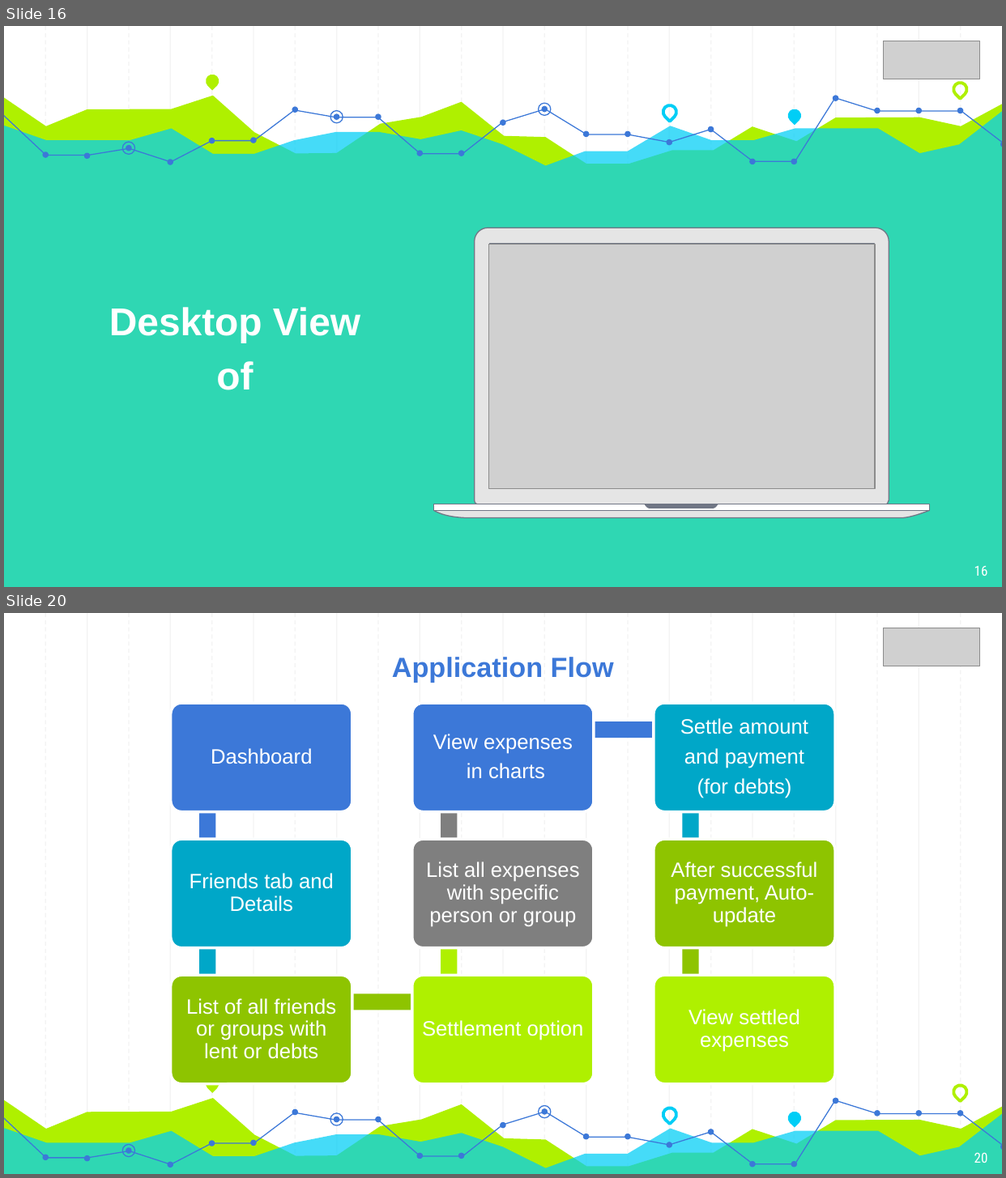
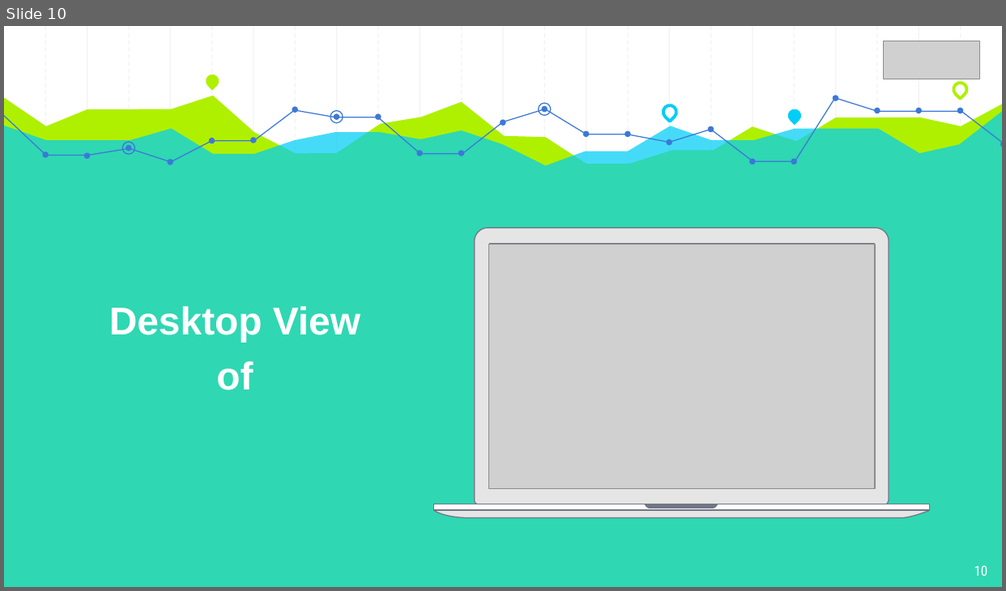
Before and after one commit to Parth971/ET, a slide deck: fianl ppt.pptx. Shown one above the other, each under a label of ours: slides 16 and 20 before the commit, slide 10 after it; the slides between them are not shown. The pictures are 1006x1178 and 1006x591 pixels, drawn with LibreOffice and Linux fonts; fonts in the diff are those of the drawing; grey boxes stand for pictures. Boxes give left, top, right and bottom in pixels: in the first picture for what was removed or moved away, otherwise in the second. Text is boxed around its words. In the diff, an @@ line names an element or a change of style, - is before the commit and + after.

```diff
--- a/fianl ppt.pptx
+++ b/fianl ppt.pptx
@@ slide 20 removed at (4, 613, 1002, 1174), background #FFFFFF; not listed: 23 template elements that a slide beside it also shows @@
@@ picture removed at (883, 628, 980, 666) @@
@@ text removed at (392, 657, 614, 683) @@
-Application Flow
@@ group removed at (171, 703, 835, 1084): 9 rounded rectangles, 9 texts, 8 rectangles @@
-Dashboard
-Friends tab and Details
-List of all friends or groups with lent or debts
-Settlement option
-List all expenses with specific person or group
-View expenses
-in charts
-Settle amount
-and payment
-(for debts)
-After successful payment, Auto-update
-View settled expenses
@@ freeform shape removed at (4, 1098, 1002, 1174) @@
@@ teardrop removed at (203, 1075, 221, 1093) @@
@@ teardrop removed at (950, 1084, 969, 1101) @@
@@ freeform shape removed at (4, 1113, 1002, 1174) @@
@@ freeform shape removed at (4, 1113, 462, 1165) @@
@@ ellipse removed at (330, 1114, 343, 1126) @@
@@ freeform shape removed at (462, 1100, 835, 1164) @@
@@ ellipse removed at (538, 1106, 550, 1118) @@
@@ teardrop removed at (660, 1105, 678, 1123) @@
@@ teardrop removed at (785, 1110, 803, 1127) @@
@@ freeform shape removed at (836, 1101, 1002, 1146) @@
@@ ellipse removed at (123, 1145, 134, 1157) @@
@@ group removed at (43, 1098, 1002, 1168): 24 ellipses @@
@@ page number removed at (974, 1152, 988, 1163) @@
-20
@@ what was slide 16 is now slide 10 @@
@@ slide 10 changed as well @@
@@ outline redrawn in 3 elements at (4, 109, 1002, 587), (462, 96, 835, 160), (474, 228, 889, 505) @@
@@ page number at (974, 565, 988, 576): text changed @@
-16
+10
```
Also in this commit, not shown: 14 other slides changed, 2 slides added, 17 other slides removed, 1 other file.
